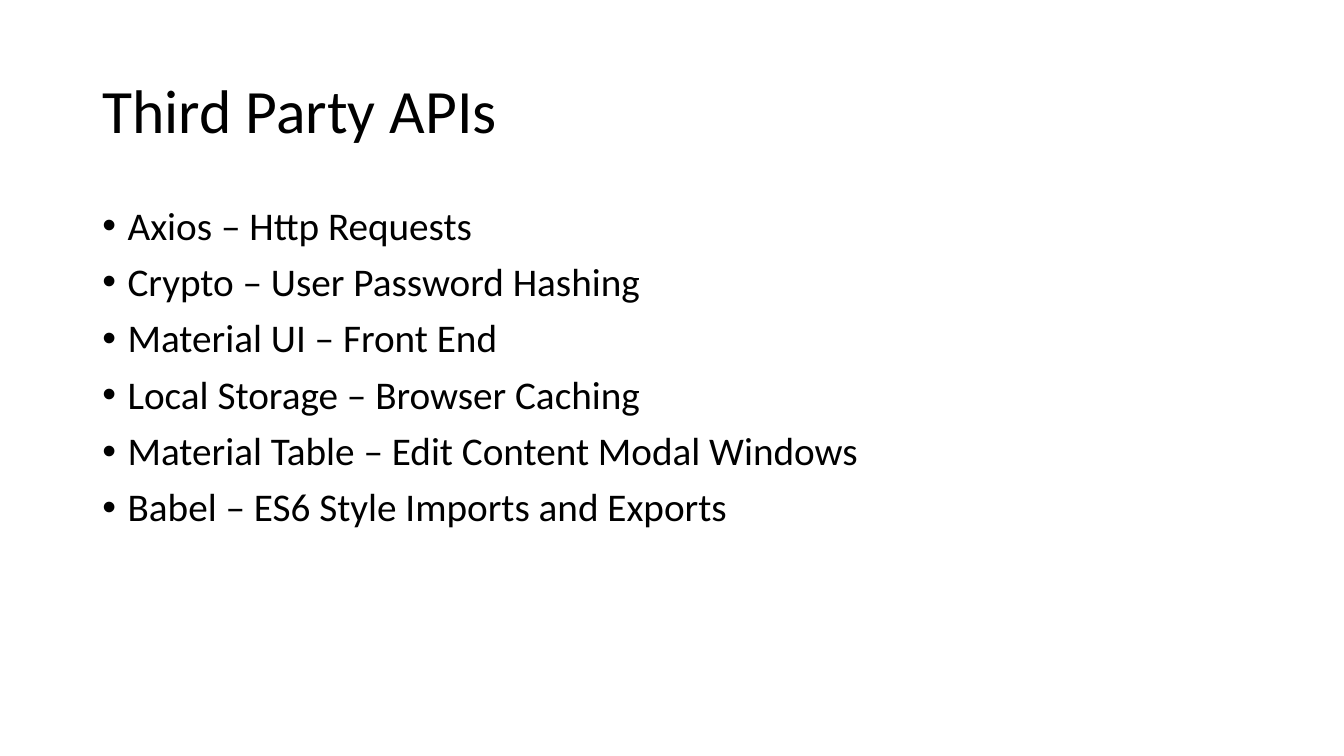
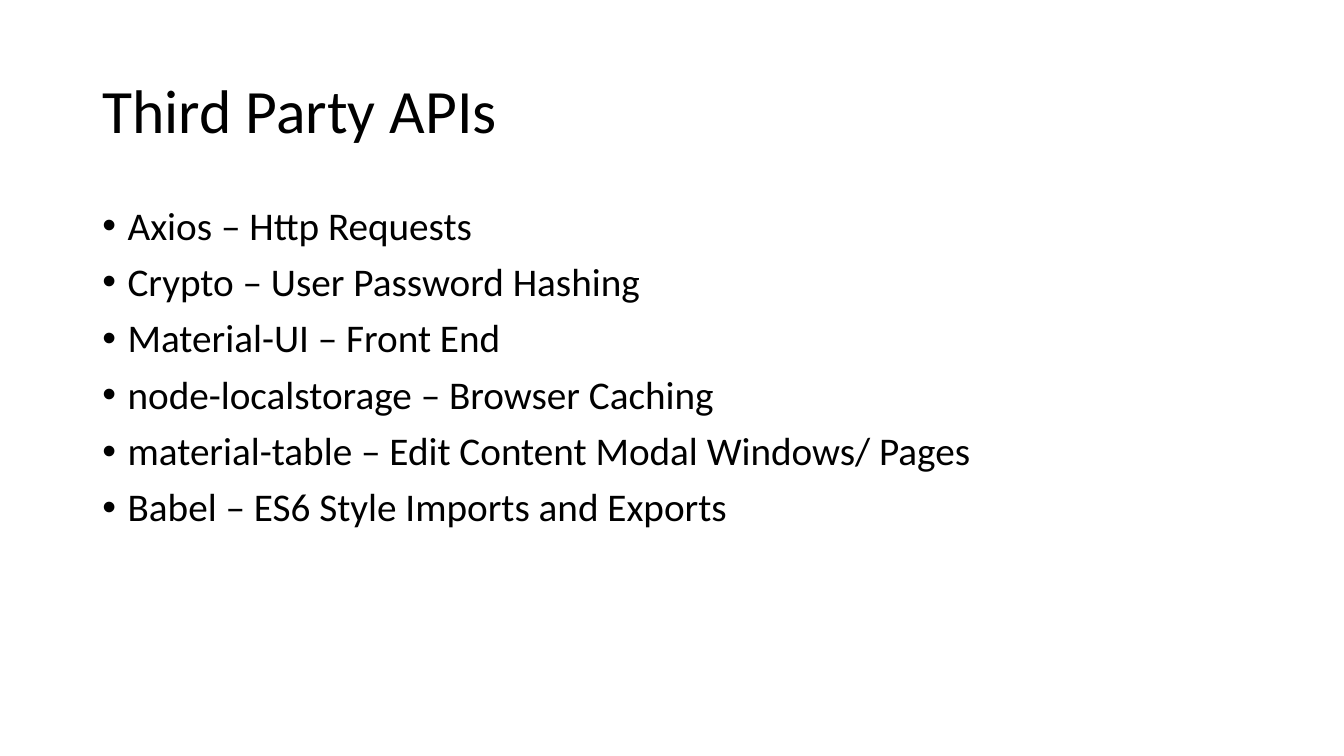
Before and after one commit to audiblePi/career-finder, a slide deck: slide 4 of docs/sprint2Presentation.pptx. Drawn at 1344x756 pixels with LibreOffice and Linux fonts; fonts in the diff are those of the drawing. Boxes give left, top, right and bottom in pixels: in the first picture for what was removed or moved away, otherwise in the second. Text is boxed around its words. In the diff, an @@ line names an element or a change of style, - is before the commit and + after.

```diff
--- a/docs/sprint2Presentation.pptx
+++ b/docs/sprint2Presentation.pptx
@@ text at (128, 324, 970, 472): text changed @@
-• Material UI – Front End
-• Local Storage – Browser Caching
-• Material Table – Edit Content Modal Windows
+• Material-UI – Front End
+• node-localstorage – Browser Caching
+• material-table – Edit Content Modal Windows/ Pages
```
Also in this commit, not shown: 2 other slides changed, 2 slides added, 1 slide removed.
